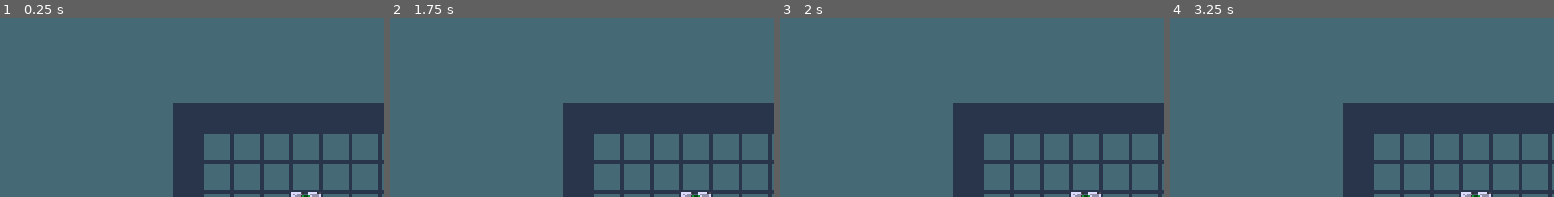
Above: before the commit, frames 1-4 (left to right).
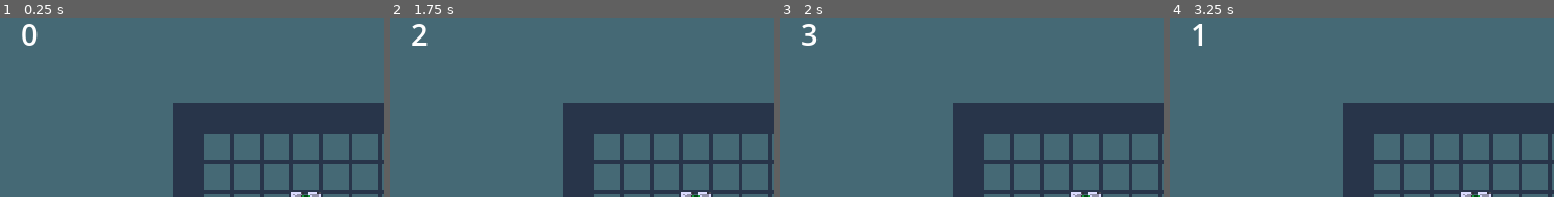
Above: after the commit, the same moments.

Repository: UnstableStrafe/LinkCube
Game: Godot game, scene res://levels/level_5.tscn
Same seed, same stepped clock (60 frames per second), same inputs: the game is played once before the commit and once after it. This scene is started directly instead of the project's main scene.
Inputs:
- Up to frame 1 (0.25 s): no input
- Up to frame 2 (1.75 s): tap Enter at 0.5 s; hold D (move_right) 0.53-1.28 s; hold Space (next_level) 0.53-1.28 s; tap R (restart) at 1.25 s; hold S (move_down) from 1.28 s (still down); tap Z (undo) at 1.35 s
- Up to frame 3 (2 s): keep holding S (move_down)
- Up to frame 4 (3.25 s): release S (move_down) at 2.03 s; hold D (move_right) 2.03-2.78 s; hold Space (next_level) 2.03-2.78 s; tap R (restart) at 2.75 s; hold W (move_up) from 2.78 s (still down); tap Z (undo) at 2.85 s
The pictures show only the part of the screen within x 0-50%, y 0-50%; the shares and areas given below are measured in that part.

The runs differ from the first frame. In frame 1, 0.3% of the frame differs, in the area x 5-10%, y 3-16%; in frame 2, 0.2%; in frame 3, 0.2%; in frame 4, 0.2%.

Commit message:
Move counter

Diff:
--- a/levels/level.gd
+++ b/levels/level.gd
@@ -26,6 +26,8 @@
 func _on_undo_manager_move_count_changed(moves: Variant) -> void:
 	move_count = moves
 
+	%MoveCount.text = str(move_count)
+
 func _get_high_score() -> int:
 	var high_scores := Global.load_scores()
 	if high_scores.has(scene_file_path):
--- a/levels/level_framework.tscn
+++ b/levels/level_framework.tscn
@@ -29,6 +29,12 @@
 grow_vertical = 2
 texture = ExtResource("5_o4yjd")
 
+[node name="MoveCount" type="Label" parent="UI"]
+unique_name_in_owner = true
+offset_right = 24.0
+offset_bottom = 23.0
+horizontal_alignment = 2
+
 [node name="TileMap" type="TileMap" parent="."]
 tile_set = ExtResource("2_nhpp1")
 format = 2
